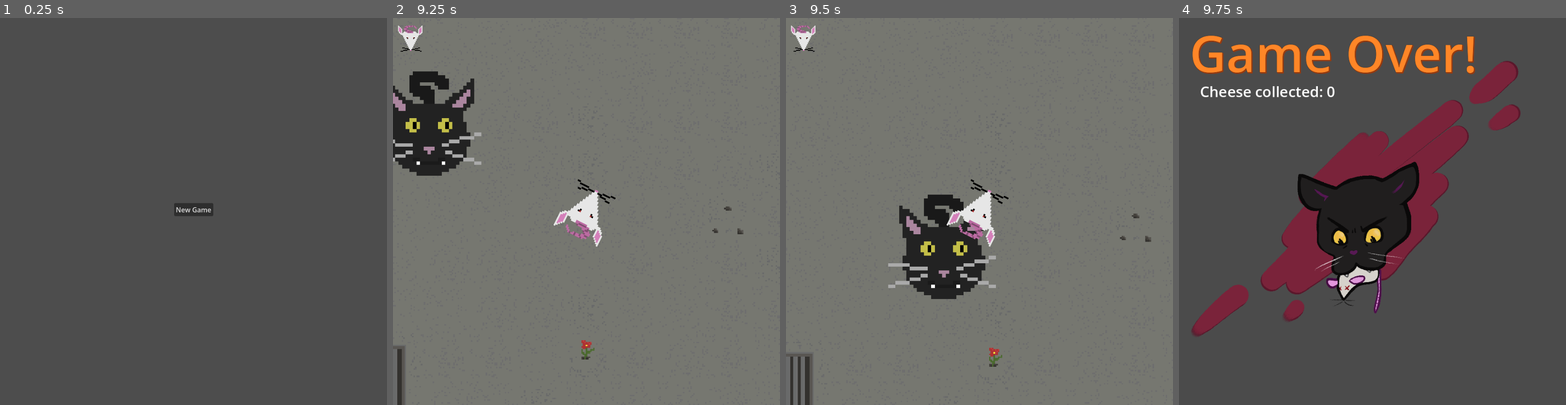
Above: before the commit, frames 1-4 (left to right).
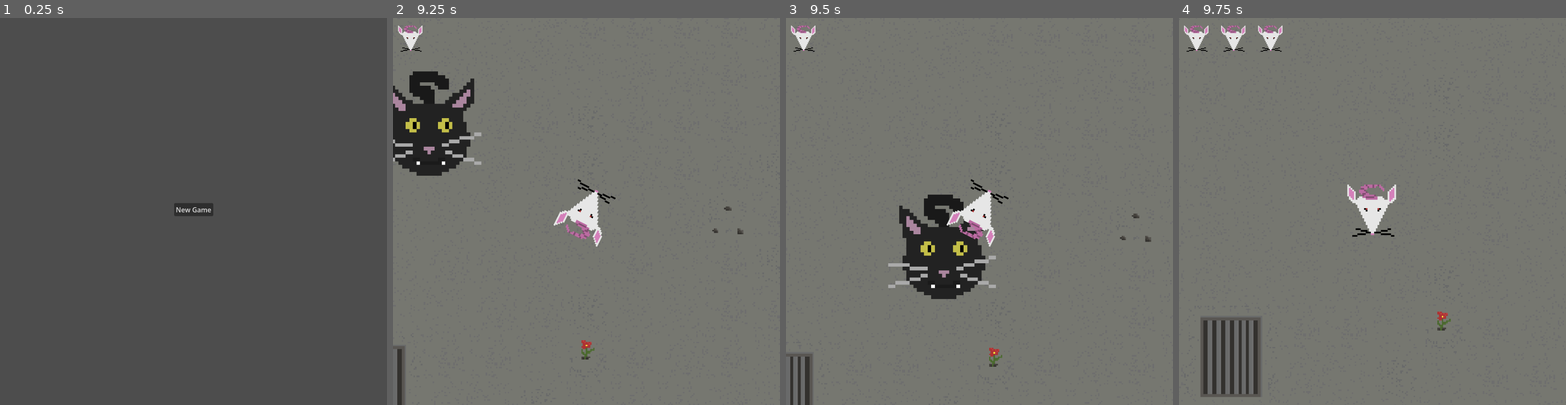
Above: after the commit, the same moments.

Repository: hg-game-dev/DodgeGame1
Game: Godot game, scene res://main_menu/main_menu.tscn
Two runs of this game, one before a commit and one after it. Both use one fixed random seed, a clock stepped at 60 frames per second and the inputs below. This scene is started directly instead of the project's main scene.
Inputs (mouse positions are in pixels of both pictures, inside the frame that each line leads up to):
- Up to frame 1 (0.25 s): no input
- Up to frame 2 (9.25 s): click "New Game" at 0.5 s; tap Enter at 1.25, 8 s; move the mouse to (567, 288) at 1.27 s; press the mouse at (567, 288) at 1.28 s; tap Space at 2 s; move the mouse to (702, 269) at 2.02 s; release the mouse at (702, 269) at 2.03 s; click (702, 269) at 2.1 s; move the mouse to (470, 153) at 2.77 s; press the mouse at (470, 153) at 2.78 s; move the mouse to (605, 211) at 3.52 s; release the mouse at (605, 211) at 3.53 s; click (605, 211) at 3.6 s; move the mouse to (528, 114) at 4.27 s; press the mouse at (528, 114) at 4.28 s; move the mouse to (671, 192) at 5.02 s; release the mouse at (671, 192) at 5.03 s; click (671, 192) at 5.1 s; move the mouse to (509, 230) at 5.77 s; press the mouse at (509, 230) at 5.78 s; move the mouse to (625, 126) at 6.52 s; release the mouse at (625, 126) at 6.53 s; click (625, 126) at 6.6 s; move the mouse to (567, 288) at 7.27 s; press the mouse at (567, 288) at 7.28 s; move the mouse to (702, 269) at 8.02 s; release the mouse at (702, 269) at 8.03 s; click (702, 269) at 8.1 s; move the mouse to (470, 153) at 8.77 s; press the mouse at (470, 153) at 8.78 s
- Up to frame 3 (9.5 s): no input
- Up to frame 4 (9.75 s): release the mouse at (1256, 153) at 9.5 s; click (1372, 257) at 9.5 s, where only the run after the commit has a clickable "Retry"

Frames 1-3 are identical in both runs. In frame 4, 99% of the frame differs, in the area x 0-100%, y 0-100%.

Commit message:
added main menu + improved end game ui

Diff:
--- /dev/null
+++ b/game_over.gd
@@ -0,0 +1,5 @@
+extends Control
+
+
+func receive_retry_pressed() -> void:
+	get_tree().reload_current_scene()
--- /dev/null
+++ b/game_over.tscn
@@ -0,0 +1,59 @@
+[gd_scene format=3 uid="uid://dain2scvw46rt"]
+
+[ext_resource type="Script" uid="uid://bfv0fnar6r2ac" path="res://game_over.gd" id="1_yxx3c"]
+[ext_resource type="Texture2D" uid="uid://xef0ffyjposk" path="res://Game Over.png" id="2_ccer4"]
+
+[sub_resource type="SystemFont" id="SystemFont_hqns4"]
+subpixel_positioning = 0
+
+[node name="GameOver" type="CenterContainer" unique_id=82707870]
+anchors_preset = 8
+anchor_left = 0.5
+anchor_top = 0.5
+anchor_right = 0.5
+anchor_bottom = 0.5
+offset_left = -342.0
+offset_top = -126.5
+offset_right = 342.0
+offset_bottom = 126.5
+grow_horizontal = 2
+grow_vertical = 2
+mouse_filter = 2
+script = ExtResource("1_yxx3c")
+
+[node name="GameOverImage" type="TextureRect" parent="." unique_id=339960452]
+layout_mode = 2
+mouse_filter = 2
+texture = ExtResource("2_ccer4")
+
+[node name="VBoxContainer" type="VBoxContainer" parent="." unique_id=1529764587]
+layout_mode = 2
+mouse_filter = 2
+
+[node name="GameOverLabel" type="Label" parent="VBoxContainer" unique_id=691610467]
+layout_mode = 2
+theme_override_colors/font_color = Color(1, 0.5254902, 0.15294118, 1)
+theme_override_colors/font_shadow_color = Color(0.6784314, 0.21176471, 0, 0.7607843)
+theme_override_colors/font_outline_color = Color(0, 0, 0, 1)
+theme_override_constants/shadow_offset_x = 2
+theme_override_constants/shadow_offset_y = 2
+theme_override_constants/outline_size = 1
+theme_override_constants/shadow_outline_size = 3
+theme_override_fonts/font = SubResource("SystemFont_hqns4")
+theme_override_font_sizes/font_size = 120
+text = "Game Over!"
+horizontal_alignment = 1
+
+[node name="FinalTokensLabel" type="Label" parent="VBoxContainer" unique_id=1754593914]
+unique_name_in_owner = true
+layout_mode = 2
+theme_override_font_sizes/font_size = 35
+horizontal_alignment = 1
+
+[node name="RetryButton" type="Button" parent="VBoxContainer" unique_id=670361059]
+unique_name_in_owner = true
+process_mode = 3
+layout_mode = 2
+text = "Retry"
+
+[connection signal="pressed" from="VBoxContainer/RetryButton" to="." method="receive_retry_pressed"]
--- a/hud.gd
+++ b/hud.gd
@@ -4,7 +4,7 @@
 @onready var win_tokens_label := $WinScreen/FinalTokensLabel
 @onready var lives_box := $LivesBox
 @onready var game_over := $GameOver
-@onready var final_tokens_label := $GameOver/FinalTokensLabel
+@onready var final_tokens_label := $GameOver/VBoxContainer/FinalTokensLabel
 var player_ref
 
 func _ready():
--- a/hud.tscn
+++ b/hud.tscn
@@ -3,7 +3,7 @@
 [ext_resource type="Script" uid="uid://cvj7fc5vrcbjq" path="res://hud.gd" id="1_8sq4i"]
 [ext_resource type="Texture2D" uid="uid://c2ejthfucpqpm" path="res://mouse.png" id="2_640wx"]
 [ext_resource type="Texture2D" uid="uid://lwnpjk7pwf55" path="res://WinGame.png" id="3_640wx"]
-[ext_resource type="Texture2D" uid="uid://xef0ffyjposk" path="res://Game Over.png" id="3_a2258"]
+[ext_resource type="PackedScene" uid="uid://dain2scvw46rt" path="res://game_over.tscn" id="4_640wx"]
 
 [sub_resource type="SystemFont" id="SystemFont_hqns4"]
 subpixel_positioning = 0
@@ -117,46 +117,8 @@
 
 You win? I guess...?"
 
-[node name="GameOver" type="Control" parent="." unique_id=1946293531]
-visible = false
-layout_mode = 3
-anchors_preset = 15
-anchor_right = 1.0
-anchor_bottom = 1.0
-grow_horizontal = 2
-grow_vertical = 2
-
-[node name="GameOverImage" type="TextureRect" parent="GameOver" unique_id=165844774]
-layout_mode = 1
-anchors_preset = 15
-anchor_right = 1.0
-anchor_bottom = 1.0
-grow_horizontal = 2
-grow_vertical = 2
-texture = ExtResource("3_a2258")
-expand_mode = 3
-stretch_mode = 6
-
-[node name="GameOverLabel" type="Label" parent="GameOver" unique_id=828396184]
-layout_mode = 0
-offset_left = 25.0
-offset_right = 2875.0
-offset_bottom = 682.0
-theme_override_colors/font_color = Color(1, 0.5254902, 0.15294118, 1)
-theme_override_colors/font_shadow_color = Color(0.6784314, 0.21176471, 0, 0.7607843)
-theme_override_colors/font_outline_color = Color(0, 0, 0, 1)
-theme_override_constants/shadow_offset_x = 2
-theme_override_constants/shadow_offset_y = 2
-theme_override_constants/outline_size = 1
-theme_override_constants/shadow_outline_size = 3
-theme_override_fonts/font = SubResource("SystemFont_hqns4")
-theme_override_font_sizes/font_size = 120
-text = "Game Over!"
-
-[node name="FinalTokensLabel" type="Label" parent="GameOver" unique_id=2144387526]
-layout_mode = 0
-offset_left = 50.0
-offset_top = 150.0
-offset_right = 90.0
-offset_bottom = 287.0
-theme_override_font_sizes/font_size = 35
+[node name="GameOver" parent="." unique_id=1619736845 instance=ExtResource("4_640wx")]
+offset_left = -1400.0
+offset_top = -900.0
+offset_right = 1400.0
+offset_bottom = 900.0
--- a/node_2d.gd
+++ b/node_2d.gd
@@ -5,3 +5,5 @@
 
 func _ready():
 	hud.connect_player(player)
+	if get_tree().paused:
+		get_tree().paused = false
--- a/node_2d.tscn
+++ b/node_2d.tscn
@@ -84,3 +84,5 @@
 
 [node name="TileMap" parent="." unique_id=1328375107 instance=ExtResource("12_x0ka3")]
 z_index = -1
+
+[editable path="HUD"]
Not shown, added: game_over.gd.uid
